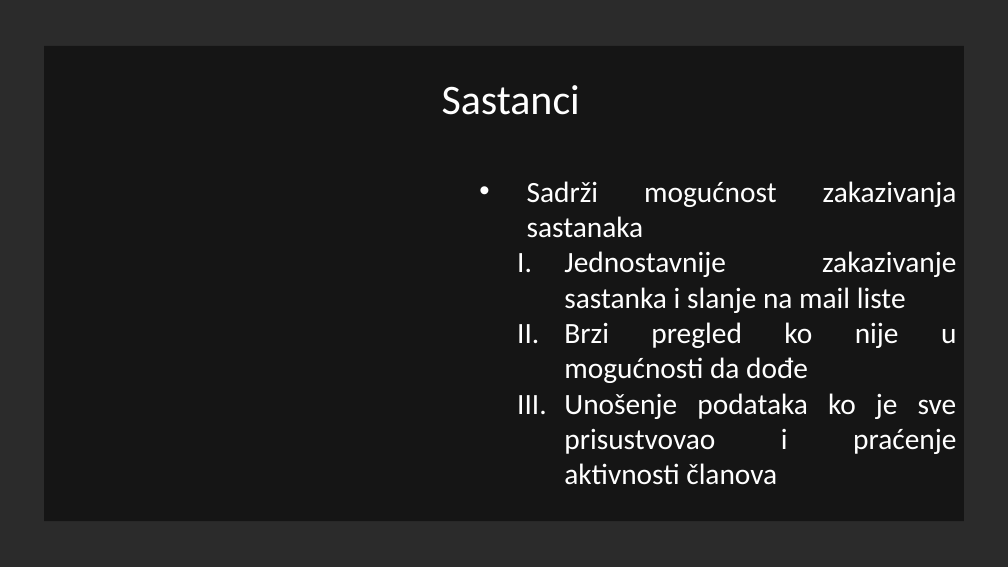
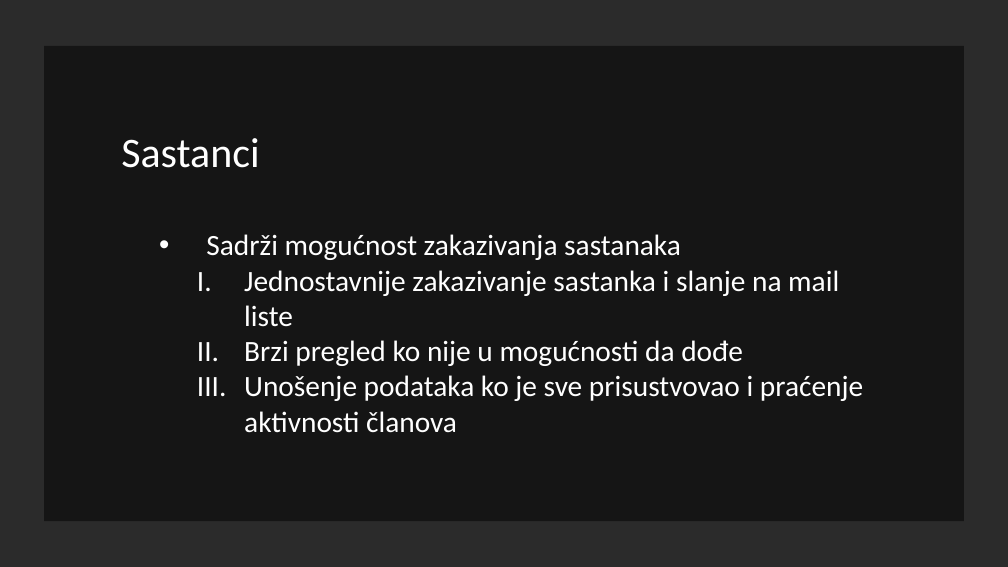
Before and after one commit to Maki94/portal, a slide deck: slide 6 of Dokumentacija/Tim za SWE - Portal studentske organizacije.pptx (slide 5 before the commit). Drawn at 1008x567 pixels with LibreOffice and Linux fonts; fonts in the diff are those of the drawing; background and template pictures are left out; a plain dark background stands for a picture behind light text. Boxes give left, top, right and bottom in pixels: in the first picture for what was removed or moved away, otherwise in the second. Text is boxed around its words. In the diff, an @@ line names an element or a change of style, - is before the commit and + after.

```diff
--- a/Dokumentacija/Tim za SWE - Portal studentske organizacije.pptx
+++ b/Dokumentacija/Tim za SWE - Portal studentske organizacije.pptx
@@ text "Sastanci": place and size @@
-text "Sastanci" at [442,85,957,485]
+text "Sastanci" at [121,138,863,433]
@@ text "Sastanci" at [121,138,863,433]: alignment justified to left @@
```
Also in this commit, not shown: 6 other slides changed, 2 slides added, 1 slide removed, 5 other files.
